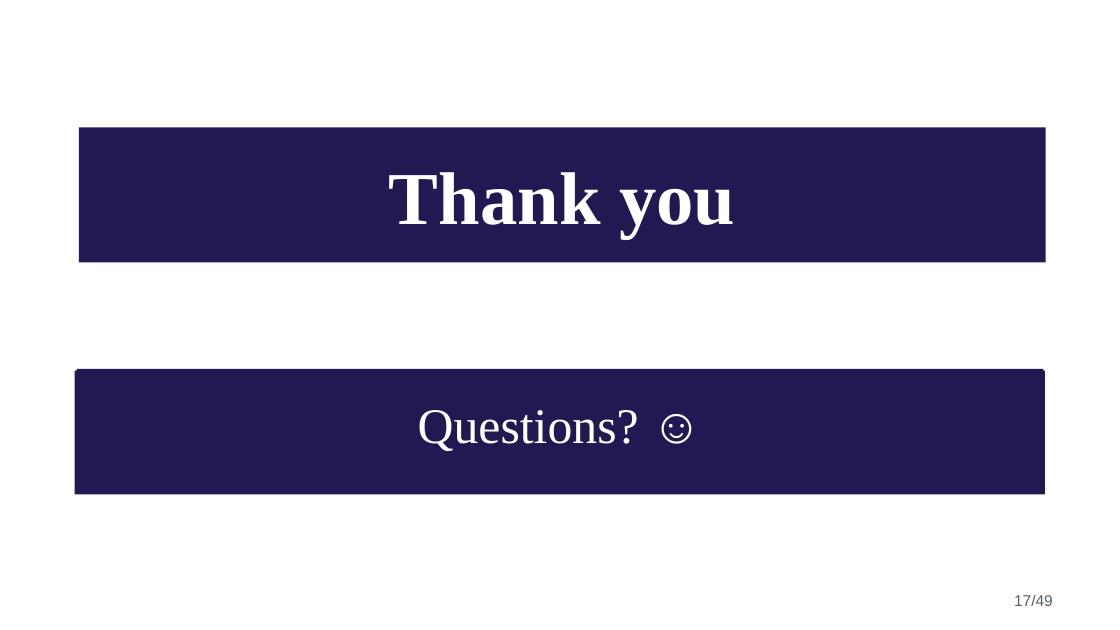
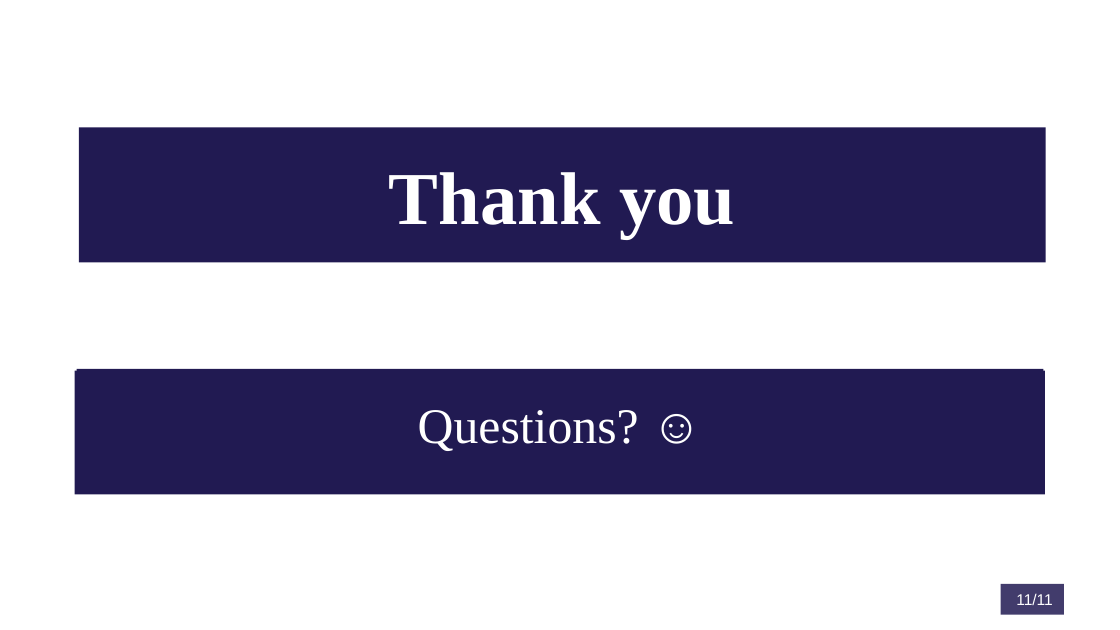
Before and after one commit to NicolaiFransen/Semester-Project-PED1, a slide deck: slide 18 of Reports/Presentation_P0_11_10.pptx (slide 17 before the commit). Drawn at 1120x630 pixels with LibreOffice and Linux fonts; fonts in the diff are those of the drawing; background and template pictures are left out. Boxes give left, top, right and bottom in pixels: in the first picture for what was removed or moved away, otherwise in the second. Text is boxed around its words. In the diff, an @@ line names an element or a change of style, - is before the commit and + after.

```diff
--- a/Reports/Presentation_P0_11_10.pptx
+++ b/Reports/Presentation_P0_11_10.pptx
@@ rectangle added at [1000, 584, 1064, 614], fill #423C6C, 10 pt, text #FFFFFF @@
+11/11
@@ page number removed at [1014, 595, 1053, 606] @@
-17/49
```
Also in this commit, not shown: 7 other slides changed, 1 slide added.
